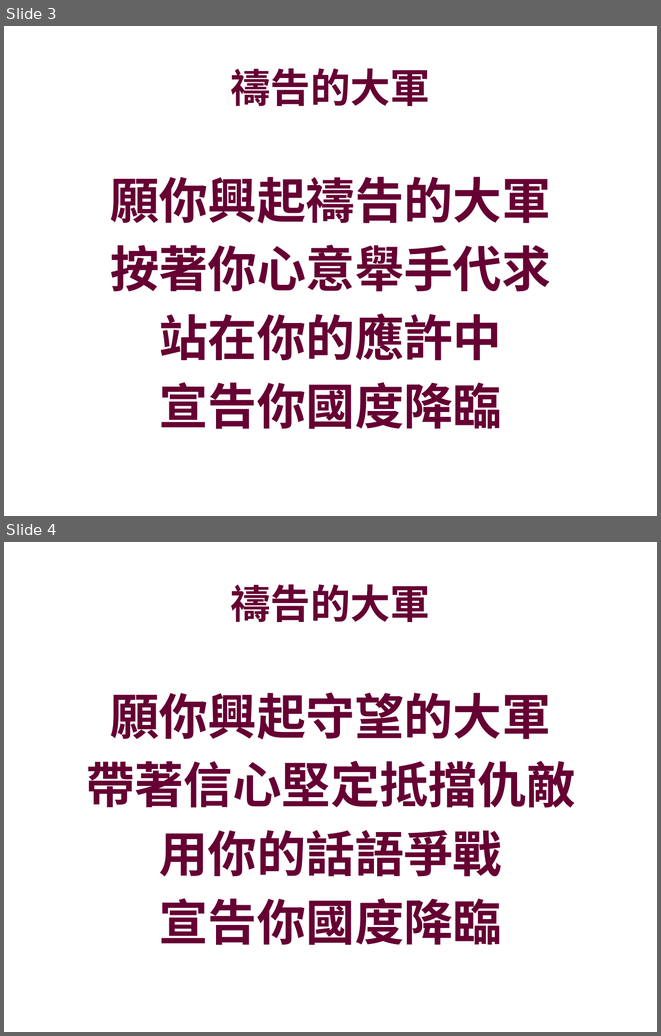
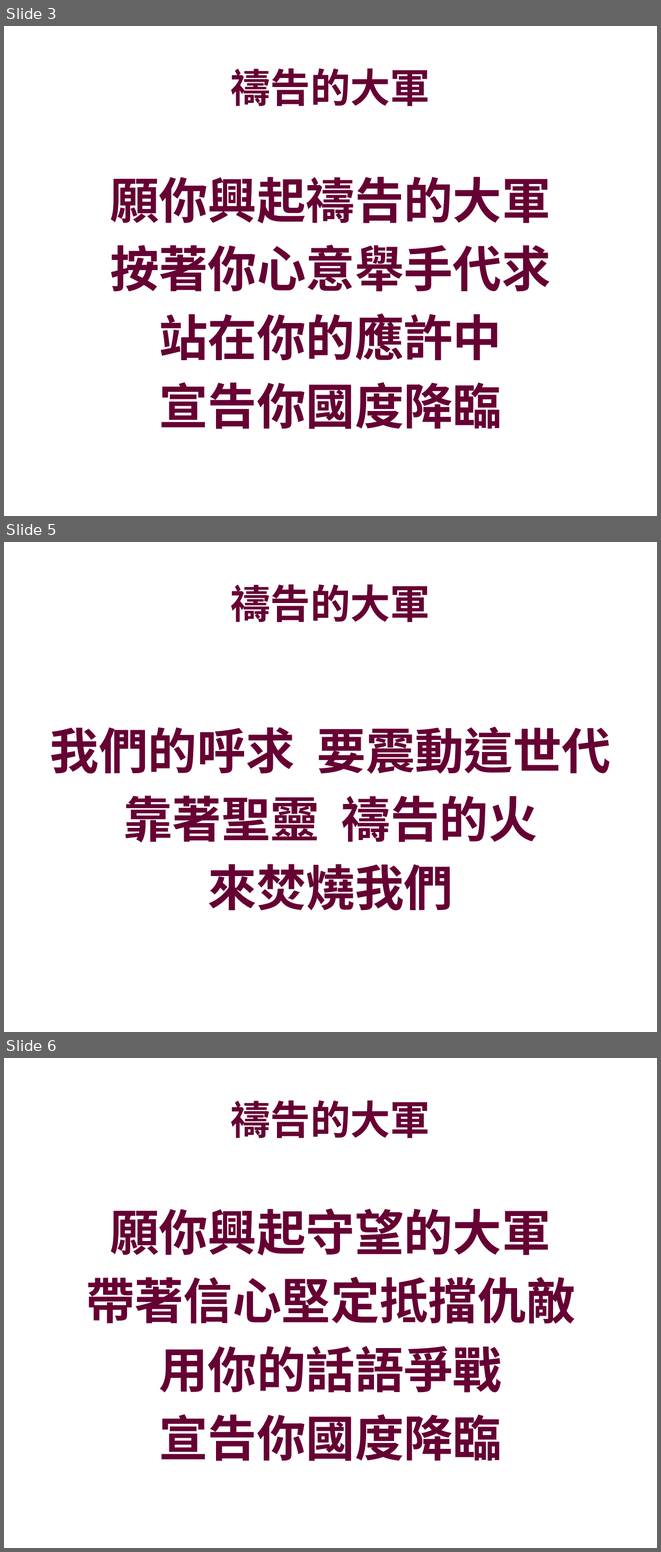
Before and after one commit to batisuoc/prayermeeting, a slide deck: 2019/5月/1605.pptx. Shown one above the other, each under a label of ours: slides 3 and 4 before the commit, slides 3, 5 and 6 after it; the slides between them are not shown. The pictures are 661x1036 and 661x1552 pixels, drawn with LibreOffice and Linux fonts; fonts in the diff are those of the drawing; background and template pictures are left out. Boxes give left, top, right and bottom in pixels: in the first picture for what was removed or moved away, otherwise in the second. Text is boxed around its words. In the diff, an @@ line names an element or a change of style, - is before the commit and + after.

```diff
--- a/2019/5月/1605.pptx
+++ b/2019/5月/1605.pptx
@@ slide 5 added at bbox=[4, 542, 657, 1032], background picture (left out) @@
@@ title added at bbox=[231, 584, 430, 622], 44 pt, text #660033, bold @@
+禱告的大軍
@@ text added at bbox=[50, 726, 611, 910], 54 pt, text #660033, bold @@
+我們的呼求 要震動這世代
+靠著聖靈 禱告的火
+來焚燒我們
@@ what was slide 4 is now slide 6 @@
```
Also in this commit, not shown: 11 other slides added, 4 other files.
